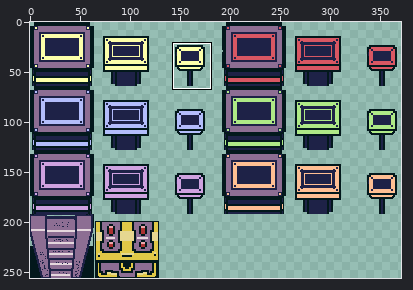
One commit to this pixel-art file: assets/tile-pholders.aseprite. The first picture is a wide view before the edit; the outline marks the close-up.
Close-up. Old version:
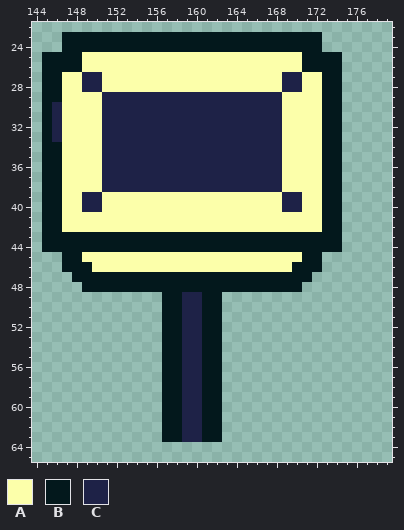
512x256 pixels, 1 frame. Shown: x 144..179, y 22..65. The wide view leaves out empty margins. The commit also changed other parts of the picture, which this record leaves out.
Palette (. is transparent): A #fcffaa  B #03181c  C #1e2247
Pixels before, first column x 145:
23 ..BBBBBBBBBBBBBBBBBBBBBBBBBB..
24 ..BBBBBBBBBBBBBBBBBBBBBBBBBB..
25 BBBBAAAAAAAAAAAAAAAAAAAAAABBBB
26 BBBBAAAAAAAAAAAAAAAAAAAAAABBBB
27 BBAACCAAAAAAAAAAAAAAAAAACCAABB
28 BBAACCAAAAAAAAAAAAAAAAAACCAABB
29 BBAAAACCCCCCCCCCCCCCCCCCAAAABB
30 BCAAAACCCCCCCCCCCCCCCCCCAAAABB
31 BCAAAACCCCCCCCCCCCCCCCCCAAAABB
32 BCAAAACCCCCCCCCCCCCCCCCCAAAABB
33 BCAAAACCCCCCCCCCCCCCCCCCAAAABB
34 BBAAAACCCCCCCCCCCCCCCCCCAAAABB
35 BBAAAACCCCCCCCCCCCCCCCCCAAAABB
36 BBAAAACCCCCCCCCCCCCCCCCCAAAABB
37 BBAAAACCCCCCCCCCCCCCCCCCAAAABB
38 BBAAAACCCCCCCCCCCCCCCCCCAAAABB
39 BBAACCAAAAAAAAAAAAAAAAAACCAABB
40 BBAACCAAAAAAAAAAAAAAAAAACCAABB
41 BBAAAAAAAAAAAAAAAAAAAAAAAAAABB
42 BBAAAAAAAAAAAAAAAAAAAAAAAAAABB
43 BBBBBBBBBBBBBBBBBBBBBBBBBBBBBB
44 BBBBBBBBBBBBBBBBBBBBBBBBBBBBBB
45 ..BBAAAAAAAAAAAAAAAAAAAAAABB..
46 ..BBBAAAAAAAAAAAAAAAAAAAABBB..
47 ...BBBBBBBBBBBBBBBBBBBBBBBB...
48 ....BBBBBBBBBBBBBBBBBBBBBB....
49 ............BBCCBB............
50 ............BBCCBB............
51 ............BBCCBB............
52 ............BBCCBB............
53 ............BBCCBB............
54 ............BBCCBB............
55 ............BBCCBB............
56 ............BBCCBB............
57 ............BBCCBB............
58 ............BBCCBB............
59 ............BBCCBB............
60 ............BBCCBB............
61 ............BBCCBB............
62 ............BBCCBB............
63 ............BBCCBB............
After the commit:
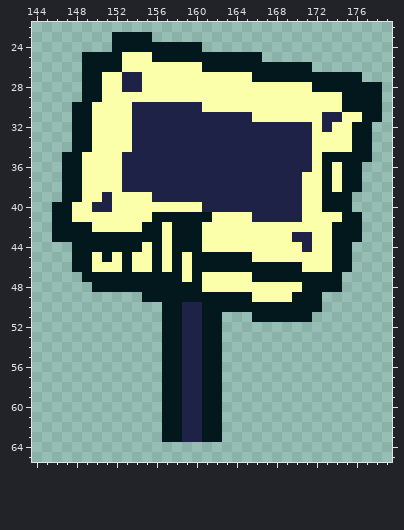
From old to new:
Changed rows in their new state; - is an unchanged pixel.
Layer "Layer 1":
first column x 145:
23 --.....----.................------
24 --.....---------............------
25 ....BBBB---BBBBBBBBBBB........----
26 ....BBBB--------BBBBBBBBBB-...----
27 ....BB--CC-----------BBBBBBB--BB--
28 ....BB--CC--------------AA-B--BBBB
29 ....BBAAAAAAAAAAAAAAAAAA----AABBBB
30 ...BB-AAA-------AAAAAAAA----AABBBB
31 ...BB-AAA------------AAA----CCAABB
32 ...BB-AAA---------------CCC-CAABB-
33 ...BB-AAA---------------CCC-AAABB-
34 ...BB-AAA---------------CCC-AAABB-
35 ..BB--AA----------------CCC---BBB-
36 ..BB--AA----------------CCC--ABB--
37 ..BB--AA----------------CC---ABB--
38 ..BB--AA----------------CC---ABB--
39 ..BBAAC----CCCCCCCCCCCCC------B---
40 .-B-A-C---------CCCCCCCC------B---
41 .-B--------BBBBBB----CCCCC--AABB--
42 .-BBB-----BB-BBB------------A-BB--
43 .-----------A---AAAAAAAAACCAA-BB--
44 ...-------A-A---AAAAAAAAAACAA-B---
45 --.-B-B-B--B-B-BBBBBB-----AAABB---
46 --.-----B--B-B-BBBBBBBBBB-AAABB---
47 ---.----------A-AAAAA------BBB----
48 ----.-----------AAAAAAAAAABBBB----
49 ----------BB--BB--BBBAAAABBB------
50 ------------------BBBBBBBBBB------
51 ---------------------BBBBBB-------
